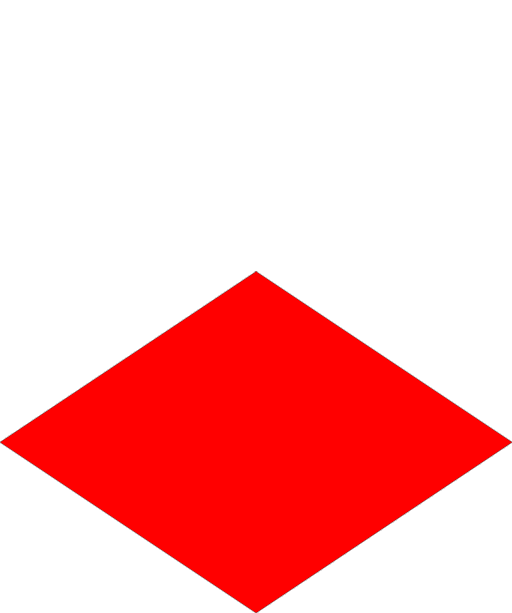
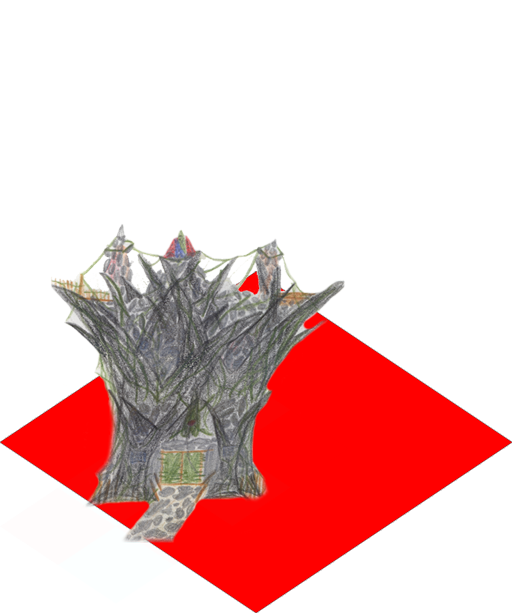
The second (512, 613) image is a revision of the first. Changes to its layers:
showed "_castleAlt" over <box>1,224,345,603</box>
